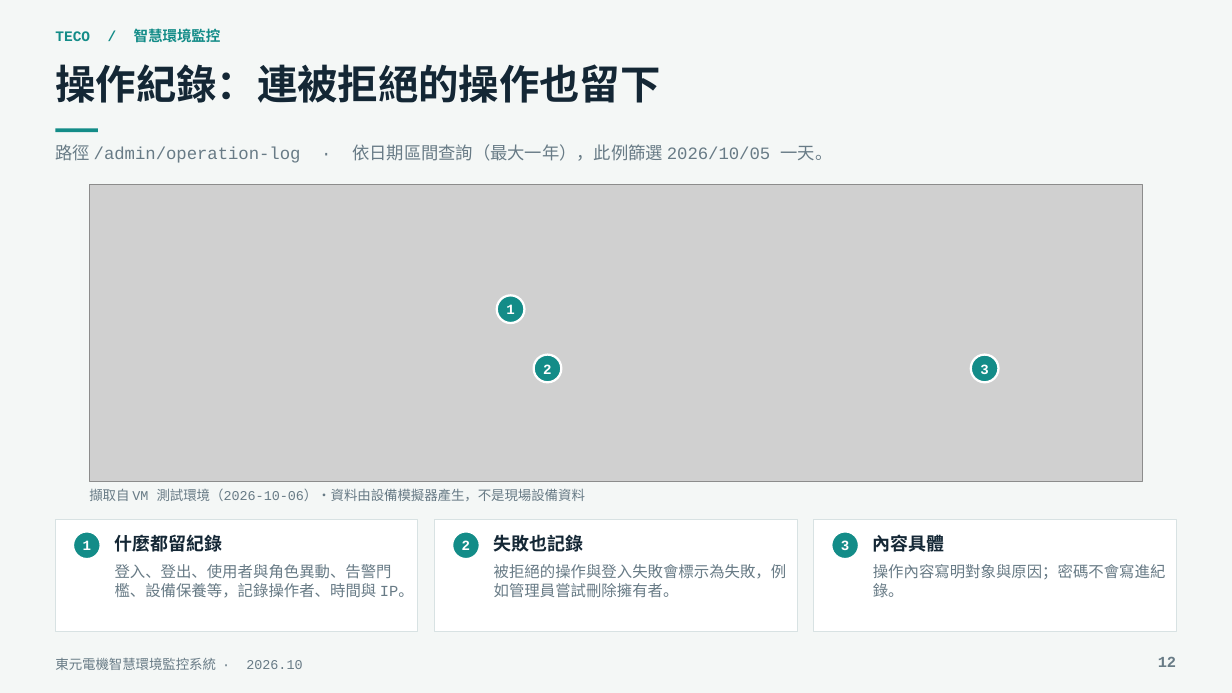
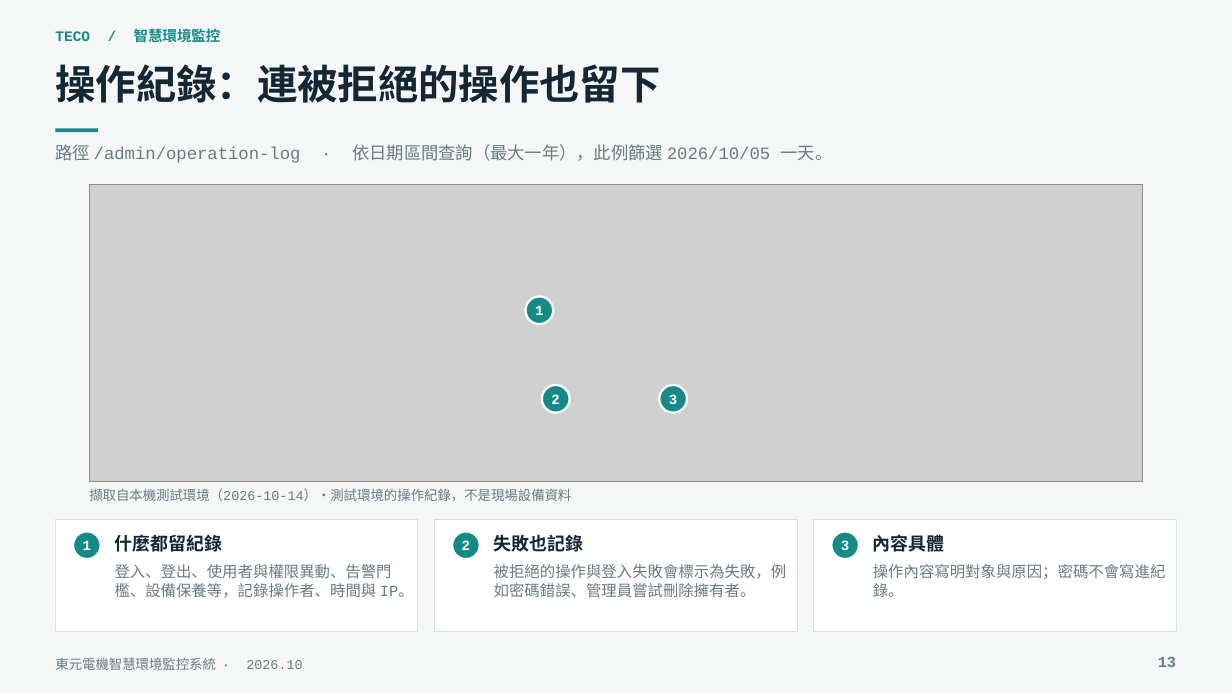
Before and after one commit to jj20375/teco-machinery, a slide deck: slide 13 of docs/TECO_智慧環境監控系統介紹與技術說明.pptx (slide 12 before the commit). Drawn at 1232x693 pixels with LibreOffice and Linux fonts; fonts in the diff are those of the drawing; grey boxes stand for pictures. Boxes give left, top, right and bottom in pixels: in the first picture for what was removed or moved away, otherwise in the second. Text is boxed around its words. In the diff, an @@ line names an element or a change of style, - is before the commit and + after.

```diff
--- a/docs/TECO_智慧環境監控系統介紹與技術說明.pptx
+++ b/docs/TECO_智慧環境監控系統介紹與技術說明.pptx
@@ ellipse "1": place and size @@
-ellipse "1" at bbox=[497, 296, 525, 323]
+ellipse "1" at bbox=[526, 297, 554, 324]
@@ ellipse "2": place and size @@
-ellipse "2" at bbox=[534, 355, 562, 383]
+ellipse "2" at bbox=[542, 385, 569, 413]
@@ ellipse "3": place and size @@
-ellipse "3" at bbox=[971, 355, 999, 383]
+ellipse "3" at bbox=[660, 385, 688, 413]
@@ text at bbox=[89, 488, 571, 501]: text changed @@
-擷取自 VM 測試環境（2026-10-06）・資料由設備模擬器產生，不是現場設備資料
+擷取自本機測試環境（2026-10-14）・測試環境的操作紀錄，不是現場設備資料
@@ text at bbox=[115, 564, 414, 598]: text changed @@
-登入、登出、使用者與角色異動、告警門檻、設備保養等，記錄操作者、時間與 IP。
+登入、登出、使用者與權限異動、告警門檻、設備保養等，記錄操作者、時間與 IP。
@@ text at bbox=[494, 564, 787, 597]: text changed @@
-被拒絕的操作與登入失敗會標示為失敗，例如管理員嘗試刪除擁有者。
+被拒絕的操作與登入失敗會標示為失敗，例如密碼錯誤、管理員嘗試刪除擁有者。
@@ text at bbox=[1158, 657, 1176, 667]: text changed @@
-12
+13
```
Also in this commit, not shown: 25 other slides changed, 1 slide added.
